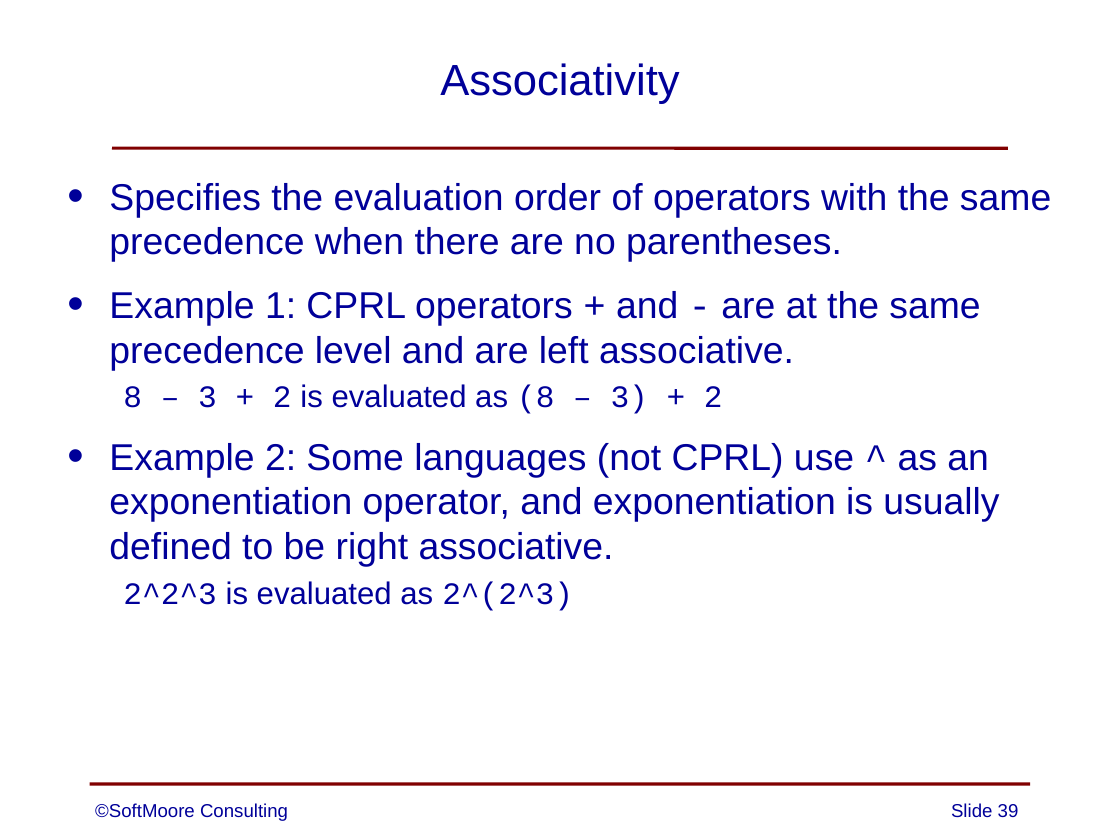
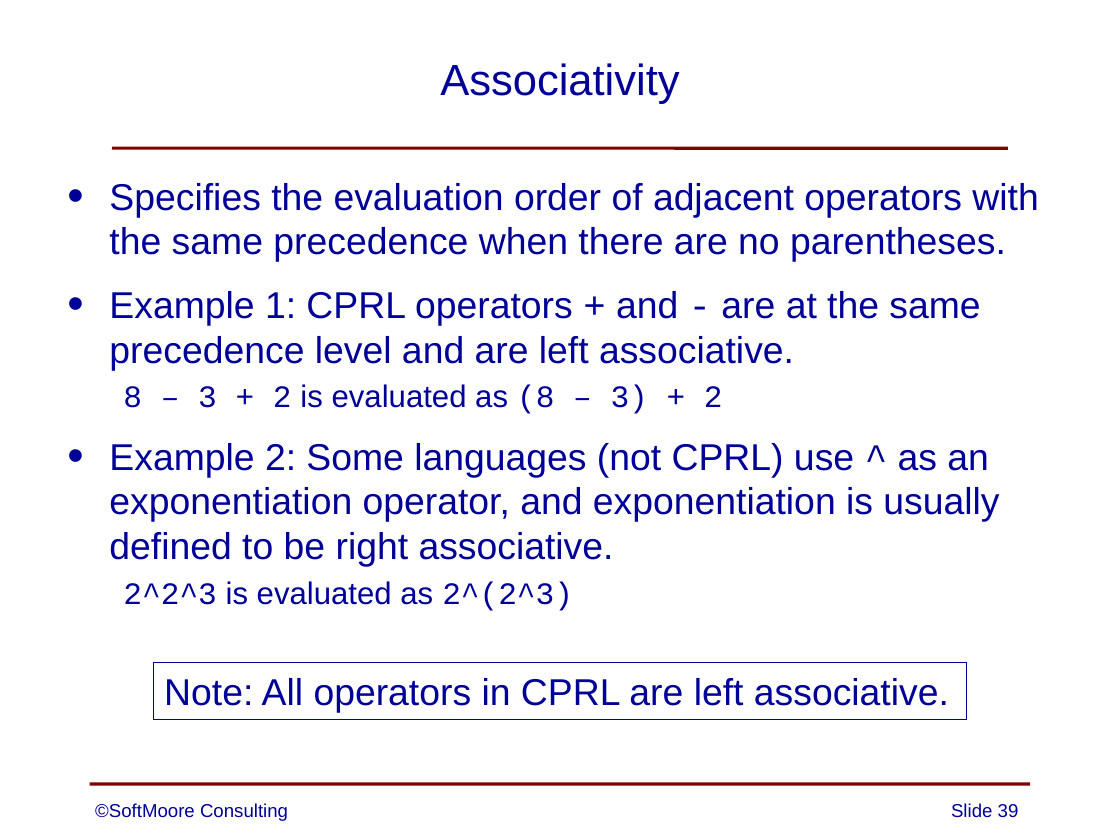
Before and after one commit to SoftMoore/CPRL-Java-3rd, a slide deck: slide 39 of PowerPoints/03 - Context-Free Grammars.pptx. Drawn at 1120x840 pixels with LibreOffice and Linux fonts; fonts in the diff are those of the drawing. Boxes give left, top, right and bottom in pixels: in the first picture for what was removed or moved away, otherwise in the second. Text is boxed around its words. In the diff, an @@ line names an element or a change of style, - is before the commit and + after.

```diff
--- a/PowerPoints/03 - Context-Free Grammars.pptx
+++ b/PowerPoints/03 - Context-Free Grammars.pptx
@@ text at bbox=[109, 183, 1038, 262]: text changed @@
-• Specifies the evaluation order of operators with the same precedence when there are no parentheses.
+• Specifies the evaluation order of adjacent operators with the same precedence when there are no parentheses.
@@ rectangle added at bbox=[153, 663, 967, 719], outline #000099 0.75 pt, 24 pt, text #000099 @@
+Note: All operators in CPRL are left associative.
```
Also in this commit, not shown: 1 other slide changed.
